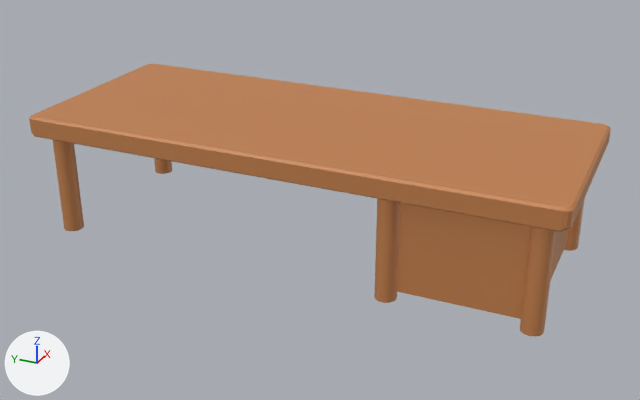
The Blender file maps/New styles/Dimensional/Andrea/Desk with cabinets UV.blend, before and after one commit.
Rendered twice from a camera (50 mm lens) standing at (-8.96, -4.09, 5.0) and looking at (-0.07, -0.09, 0.55). Lighting does not change. The marker at lower left points along +X, +Y and +Z.

The scene before the commit, as lines of its bpy script (objects in view):
```python
mat_medium_wood_005 = principled_material('Medium Wood.005')
mat_medium_wood_005.base_color = (0.552, 0.223, 0.0762)  # orange #c4824e
me_plane_007 = bpy.data.meshes.new('Plane.007')
me_plane_007.from_pydata(...)  # 640 vertices, 459 faces; spans x -1.18..1.18, y -2.91..2.91, z -0.69..0.69
me_plane_007.materials.append(mat_medium_wood_005)  # orange #c4824e
ob_desk_004 = bpy.data.objects.new('Desk.004', me_plane_007)
ob_desk_004.location = (0.0, 0.0, 0.772)
ob_desk_004.rotation_euler = (0.0, 0.0, 3.142)  # degrees (0, 0, 180)
ob_desk_004.scale = (1.09, 1.09, 1.09)
ob_desk_004.visible_shadow = False
```
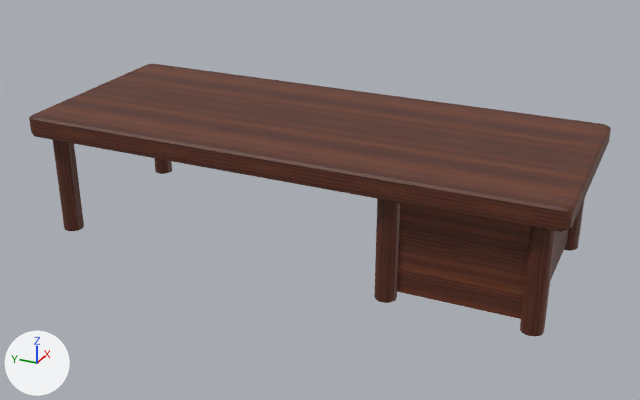
Where the newer file only moved an object's origin or applied its transform, the numbers keep the older frame.

Where the change shows, as pixel boxes [x1, y1, x2, y2] in the pictures (640 x 400 px):
'Desk.004', surface changed (orange to brown)
    both: [29, 64, 611, 336]

Diff of the bpy script that builds the scene:
```diff
--- a/maps/New styles/Dimensional/Andrea/Desk with cabinets UV.blend.py
+++ b/maps/New styles/Dimensional/Andrea/Desk with cabinets UV.blend.py
@@ img_desk_with_cabinets_texture_png @@
+img_desk_with_cabinets_texture_png = load_image('Desk with cabinets Texture.png', 'Desk with cabinets Texture.png', 1024, 1024, 'sRGB')
@@ mat_medium_wood_005 @@
 mat_medium_wood_005 = principled_material('Medium Wood.005')
-mat_medium_wood_005.base_color = (0.552, 0.223, 0.0762)  # orange #c4824e
+mat_medium_wood_005.texture = img_desk_with_cabinets_texture_png
@@ ob_desk_004 @@
 ob_desk_004.scale = (1.09, 1.09, 1.09)
-ob_desk_004.visible_shadow = False
```
